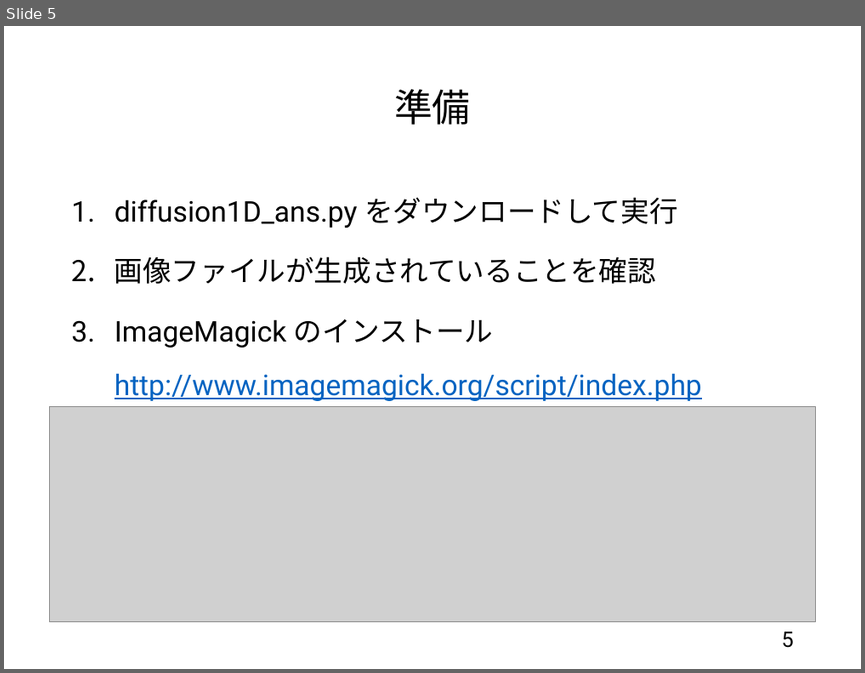
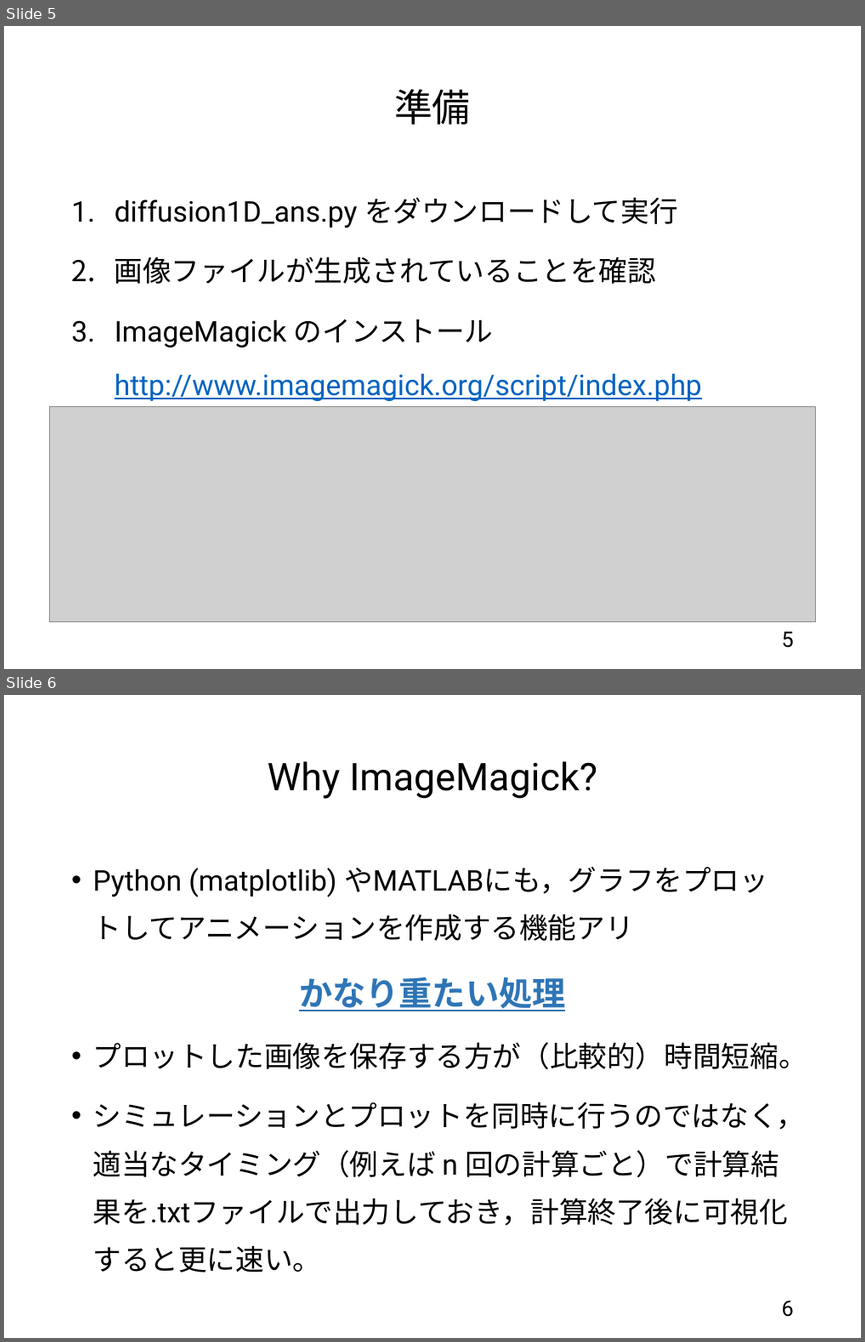
Before and after one commit to te288/intro_to_NA2022, a slide deck: pptx/05_アニメーション作成.pptx. Shown one above the other, each under a label of ours: slide 5 before the commit, slides 5 and 6 after it. The pictures are 865x673 and 865x1342 pixels, drawn with LibreOffice and Linux fonts; fonts in the diff are those of the drawing; grey boxes stand for pictures. Boxes give left, top, right and bottom in pixels: in the first picture for what was removed or moved away, otherwise in the second. Text is boxed around its words. In the diff, an @@ line names an element or a change of style, - is before the commit and + after.

```diff
--- a/pptx/05_アニメーション作成.pptx
+++ b/pptx/05_アニメーション作成.pptx
@@ slide 6 added at bbox=[4, 695, 861, 1338], background #FFFFFF @@
@@ title added at bbox=[268, 761, 597, 799], 32 pt, text #000000 @@
+Why ImageMagick?
@@ text added at bbox=[93, 867, 807, 1272], 24 pt, text #000000 @@
+• Python (matplotlib) やMATLABにも，グラフをプロットしてアニメーションを作成する機能アリ
+かなり重たい処理
+• プロットした画像を保存する方が（比較的）時間短縮。
+• シミュレーションとプロットを同時に行うのではなく，適当なタイミング（例えば n 回の計算ごと）で計算結果を.txtファイルで出力しておき，計算終了後に可視化すると更に速い。
@@ page number added at bbox=[782, 1300, 794, 1316], 18 pt, text #000000 @@
+6
```
Also in this commit, not shown: 2 slides changed, 7 other files.
